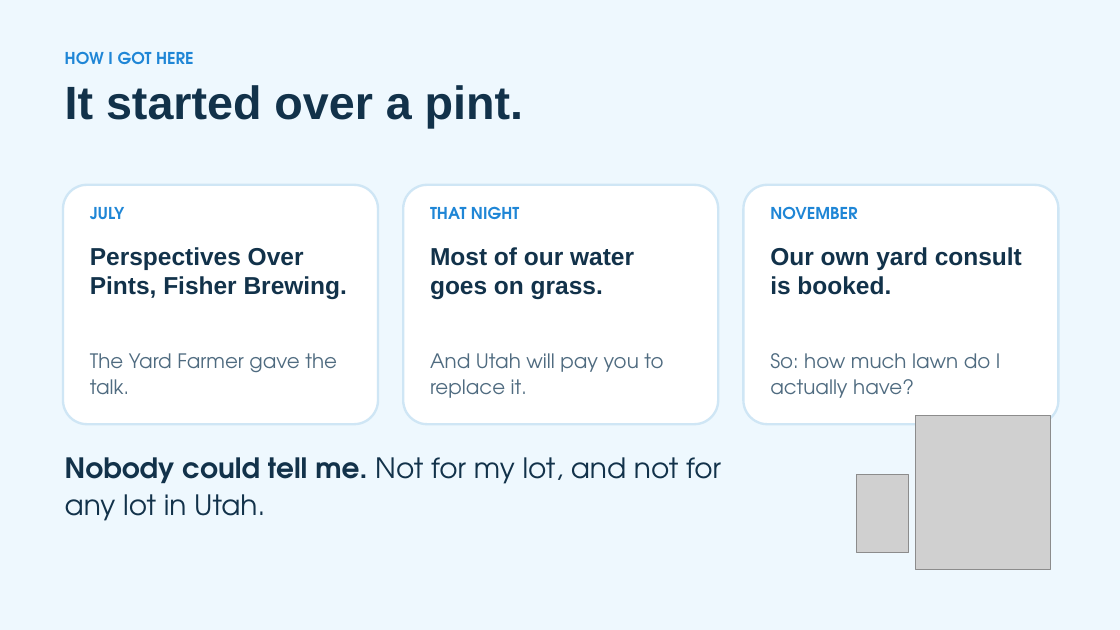
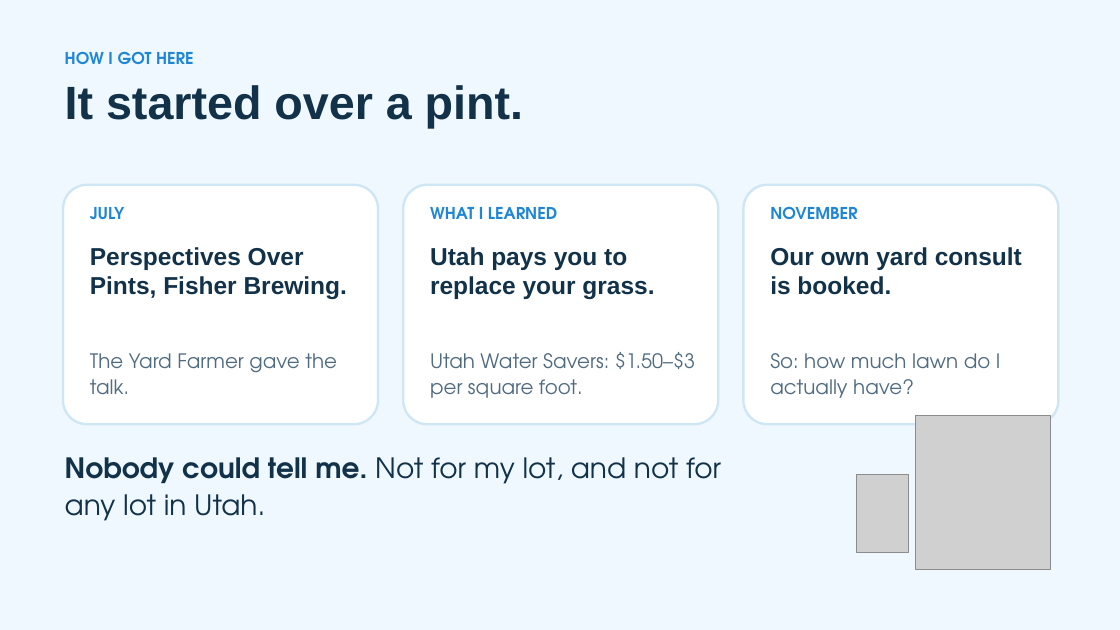
Before and after one commit to adamfortuna/overwatering, a slide deck: slide 2 of docs/pitch/overwatering.pptx. Drawn at 1120x630 pixels with LibreOffice and Linux fonts; fonts in the diff are those of the drawing; grey boxes stand for pictures. Boxes give left, top, right and bottom in pixels: in the first picture for what was removed or moved away, otherwise in the second. Text is boxed around its words. In the diff, an @@ line names an element or a change of style, - is before the commit and + after.

```diff
--- a/docs/pitch/overwatering.pptx
+++ b/docs/pitch/overwatering.pptx
@@ text at [430,207,557,219]: text changed @@
-THAT NIGHT
+WHAT I LEARNED
@@ text at [430,247,654,299]: text changed @@
-Most of our water goes on grass.
+Utah pays you to replace your grass.
@@ text at [430,352,695,398]: text changed @@
-And Utah will pay you to replace it.
+Utah Water Savers: $1.50–$3 per square foot.
```
Also in this commit, not shown: 2 other files.
